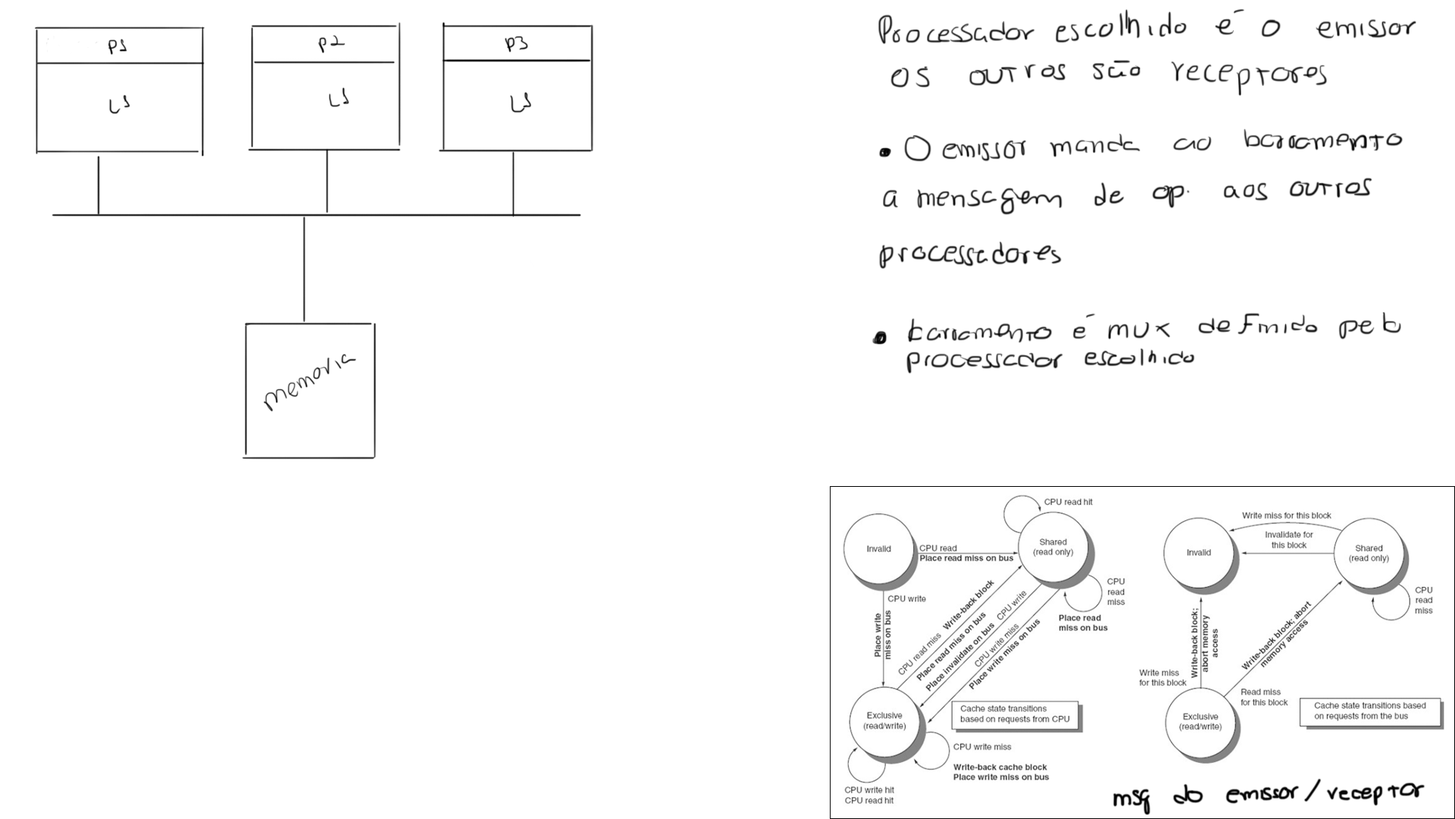
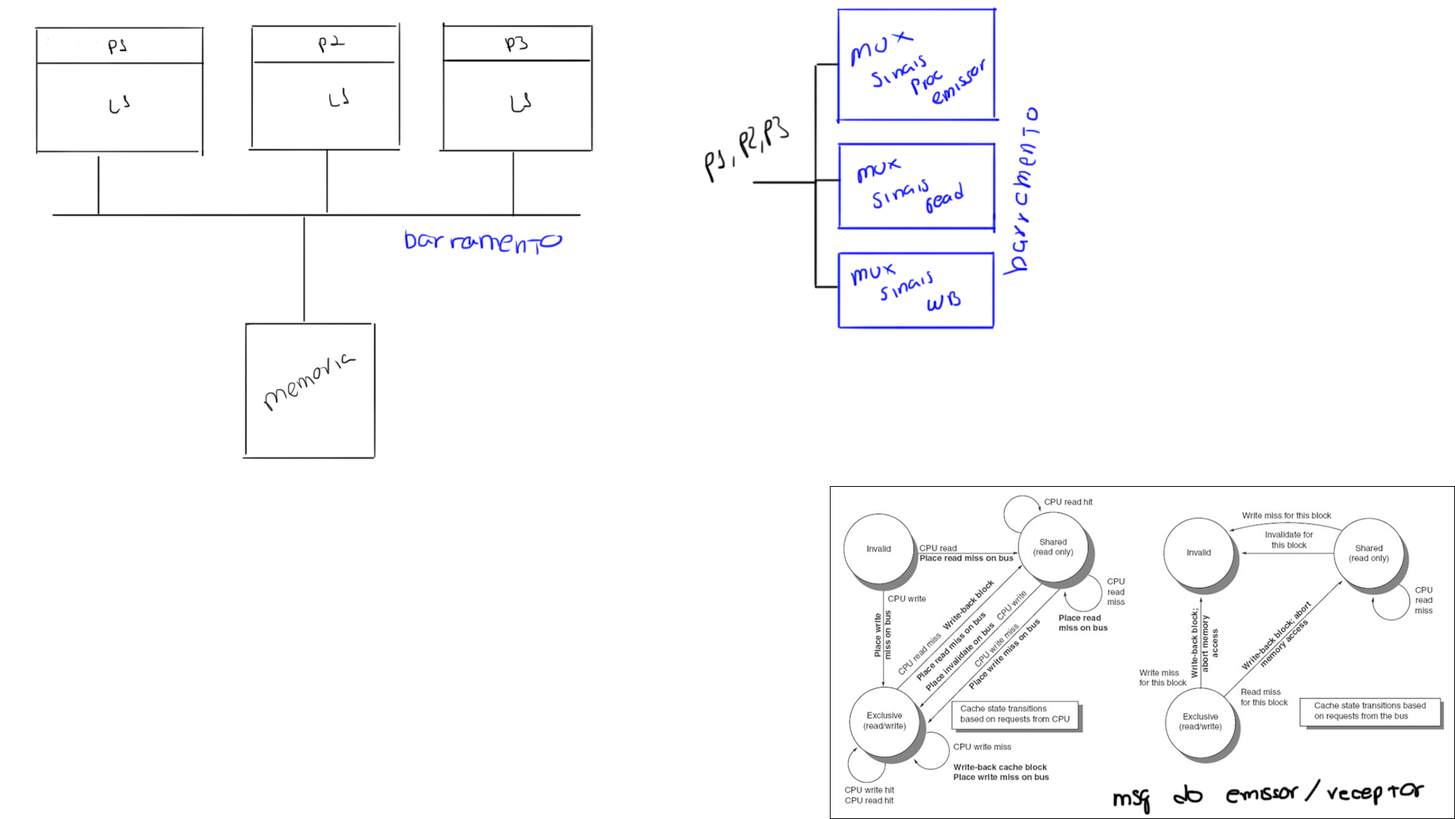
The second 1455×819 image is a revision of the first. Changes to its layers:
hid "Layer 2", moved it above "Layer 5" over [871, 8, 1417, 374]
showed "Layer 5", painted on it over [401, 6, 1417, 374]
painted on "Layer 1" over [401, 62, 819, 267]
